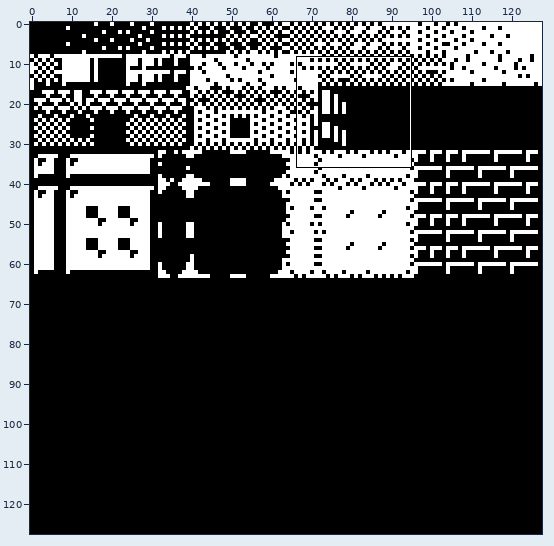
Two states of a sprite sheet, src/data/image/bgtiles.png. The first picture is a wide view before the edit; the outline marks the close-up.
Close-up. As it was:
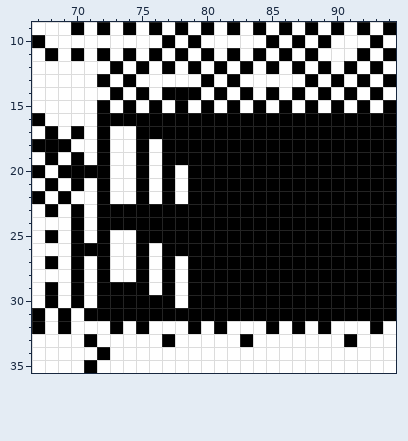
The file is 128x128 pixels. Shown: x 67..94, y 9..35.
After the commit:
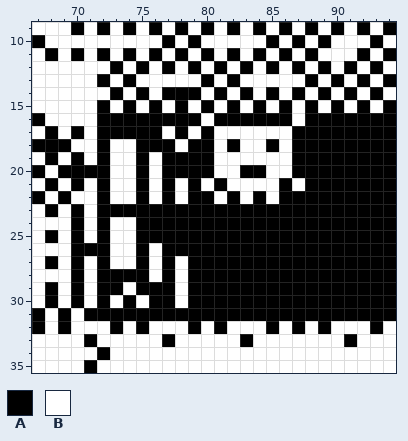
Palette (. is transparent): A #000000  B #ffffff
Change:
@@ x 71..89 @@
 15 BABABABABABABABABAB
-16 BAAAAAAAAAAAAAAAAAA
-17 BABBAAAAAAAAAAAAAAA
-18 BABBABAAAAAAAAAAAAA
-19 BABBABAAAAAAAAAAAAA
-20 AABBABABAAAAAAAAAAA
-21 BABBABABAAAAAAAAAAA
-22 BABBABABAAAAAAAAAAA
+16 BAAAAAAAABAAAAAABAA
+17 BAAAAABABABBBBBBAAA
+18 BABBAAABAABABBABAAA
+19 BABBABAAAABBBBBBAAA
+20 AABBABAAAABBAABBAAA
+21 BABBABABABABBBBABAA
+22 BABBABABAABABABAAAA
 23 BAAAAAAAAAAAAAAAAAA
-24 BAAAAAAAAAAAAAAAAAA
+24 BABBAAAAAAAAAAAAAAA
 25 BABBAAAAAAAAAAAAAAA
@@ x 71..78 @@
 27 BABBABAB
-28 BABBABAB
-29 BAAAABAB
-30 BAAAAAAB
+28 BAAAABAB
+29 BAABAAAB
+30 BABABAAB
 31 AAAAAAAA
Changed places in both close-ups, as pixel boxes (x1, y1, x2, y2):
changed: (110, 113, 305, 204)
changed: (110, 217, 162, 308)
